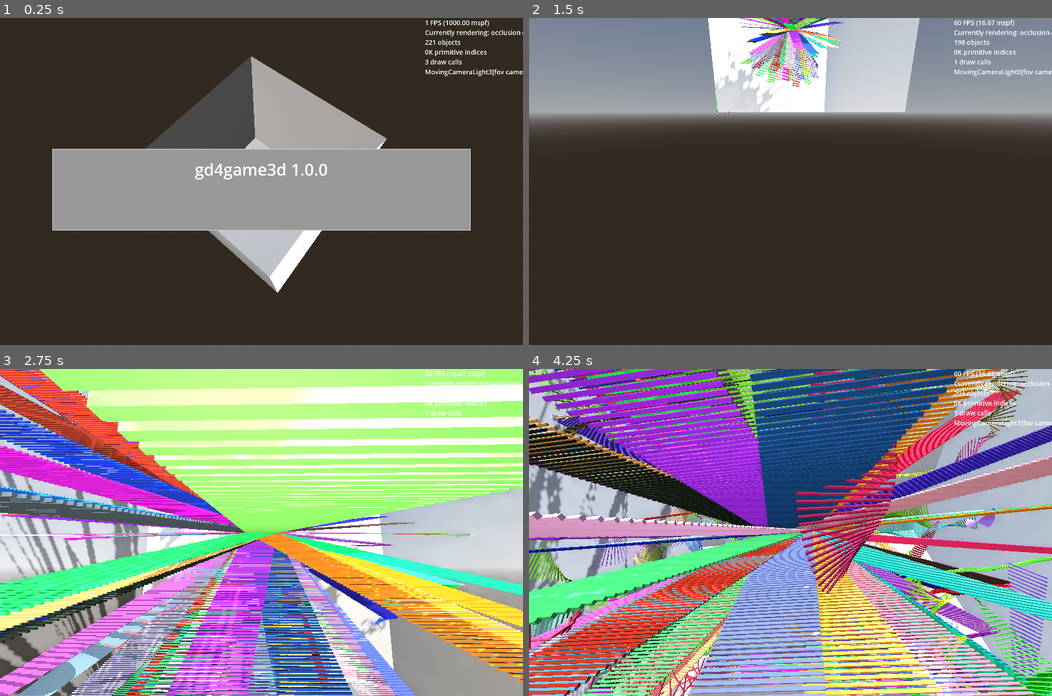
Above: before the commit, frames 1-4 (two rows, left to right).
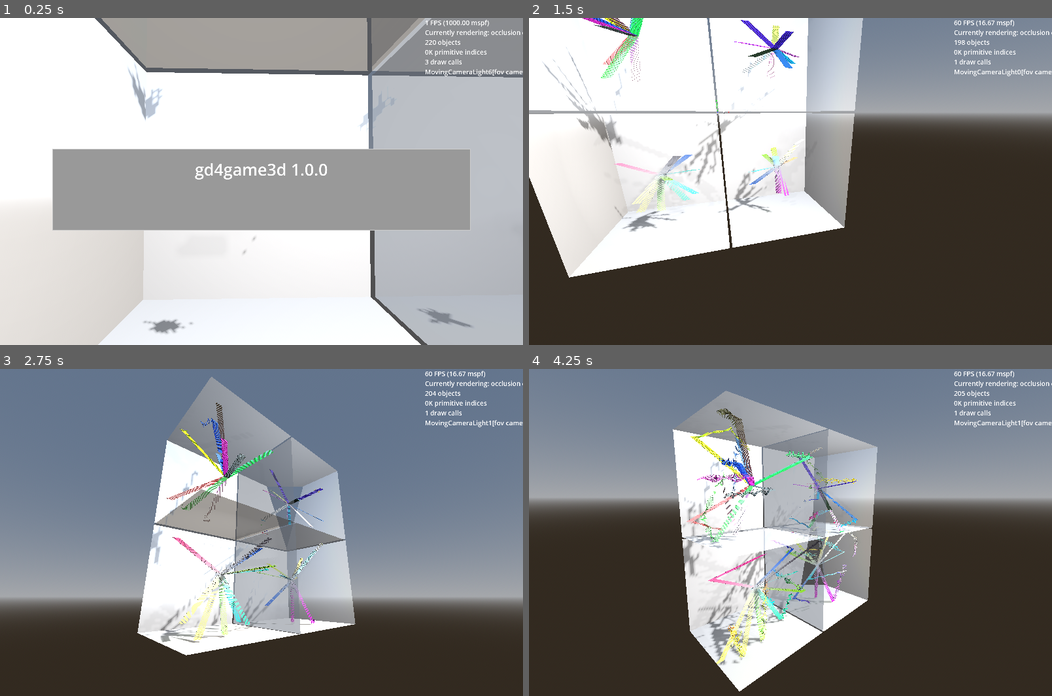
Above: after the commit, the same moments.

Repository: kasworld/gd4game3d
Game: Godot game, scene res://main.tscn
Same seed, same stepped clock (60 frames per second), same inputs: the game is played once before the commit and once after it.
Inputs (mouse positions are in pixels of both pictures, inside the frame that each line leads up to):
- Up to frame 1 (0.25 s): no input
- Up to frame 2 (1.5 s): tap Enter at 0.5 s; move the mouse to (905, 165) at 0.52 s; hold Right 0.53-1.28 s; tap Q at 0.6 s; click (905, 165) at 0.67 s; move the mouse to (685, 197) at 1.27 s; hold Down from 1.28 s (still down); tap E at 1.35 s
- Up to frame 3 (2.75 s): move the mouse to (313, 460) at 2.02 s; release Down at 2.03 s; hold Right from 2.03 s (still down); tap Enter at 2.1 s
- Up to frame 4 (4.25 s): move the mouse to (764, 597) at 2.77 s; release Right at 2.78 s; hold Up 2.78-3.53 s; tap Q at 2.85 s; click (764, 597) at 2.92 s; move the mouse to (947, 581) at 3.52 s; hold Left from 3.53 s (still down); tap E at 3.6 s

The runs differ from the first frame. In frame 1, 79% of the frame differs, in the area x 0-100%, y 0-100%; in frame 2, 42%; in frame 3, 97%; in frame 4, 98%.

Commit message:
multi MeshTrailBox

Diff:
--- a/main.gd
+++ b/main.gd
@@ -50,18 +50,43 @@
 	ui_panel_init()
 	timed_message_init()
 
+	var center := Vector3.ZERO
 	$OmniLight3D.position = Vector3(0,0,WorldSize.length())
 	$OmniLight3D.omni_range = WorldSize.length()*2
 	$FixedCameraLight.set_center_pos_far(Vector3.ZERO, Vector3(0, 0, WorldSize.z*2), WorldSize.length()*2)
+	$MovingCameraLightHober.set_center_pos_far( center, center + Vector3(0, 0, WorldSize.z), WorldSize.length()*2)
+	$MovingCameraLightAround.set_center_pos_far( center, center + Vector3(0, 0, WorldSize.z), WorldSize.length()*2)
 	$AxisArrow3D.set_size(10)
 
 	var mtb :MeshTrailBox = preload("res://mesh_trail_box.tscn").instantiate()
 	add_child(mtb)
-	mtb.position = WorldSize /2
+	mtb.position = Vector3(WorldSize.x, WorldSize.y,0) /2 + Vector3(1,1,0)
 	mtb.init(WorldSize,0)
+
+	mtb = preload("res://mesh_trail_box.tscn").instantiate()
+	add_child(mtb)
+	mtb.position = Vector3(-WorldSize.x, WorldSize.y,0)/2 + Vector3(-1,1,0)
+	mtb.init(WorldSize,1)
+
+	mtb = preload("res://mesh_trail_box.tscn").instantiate()
+	add_child(mtb)
+	mtb.position = Vector3(WorldSize.x, -WorldSize.y,0)/2 + Vector3(1,-1,0)
+	mtb.init(WorldSize,2)
+
+	mtb = preload("res://mesh_trail_box.tscn").instantiate()
+	add_child(mtb)
+	mtb.position = Vector3(-WorldSize.x, -WorldSize.y,0)/2 + Vector3(-1,-1,0)
+	mtb.init(WorldSize,3)
 
 func _process(_delta: float) -> void:
 	label_demo()
+	var center := Vector3.ZERO
+	var now := Time.get_unix_time_from_system()
+	var t := now /2.3
+	if $MovingCameraLightHober.is_current_camera():
+		$MovingCameraLightHober.move_hober_around_z(t, center, WorldSize.length(), WorldSize.length() )
+	elif $MovingCameraLightAround.is_current_camera():
+		$MovingCameraLightAround.move_wave_around_y(t, center, WorldSize.length(), WorldSize.length() )
 
 func _on_카메라변경_pressed() -> void:
 	MovingCameraLight.NextCamera()
--- a/main.tscn
+++ b/main.tscn
@@ -69,3 +69,7 @@
 
 [node name="WorldEnvironment" type="WorldEnvironment" parent="."]
 environment = SubResource("Environment_7mycd")
+
+[node name="MovingCameraLightHober" parent="." instance=ExtResource("3_1bvp3")]
+
+[node name="MovingCameraLightAround" parent="." instance=ExtResource("3_1bvp3")]
--- a/mesh_trail_box.gd
+++ b/mesh_trail_box.gd
@@ -8,15 +8,13 @@
 
 	var center := bound_aabb.get_center()
 	$BounceCameraLight.set_center_pos_far(center, center + Vector3(0, 0, box_size.z*2), box_size.length()*2)
-	$MovingCameraLightHober.set_center_pos_far( center, center + Vector3(0, 0, box_size.z), box_size.length()*2)
-	$MovingCameraLightAround.set_center_pos_far( center, center + Vector3(0, 0, box_size.z), box_size.length()*2)
 	$WallBox.mesh.size = box_size
 	velocity = Vector3( (randf()-0.5)*box_size.length()/3,(randf()-0.5)*box_size.length()/3,(randf()-0.5)*box_size.length()/3)
 
 	var mesh := BoxMesh.new()
 	mesh.size = Vector3(mesh_radius*4, mesh_radius/10, mesh_radius/10)
 	var inst_count := 1000
-	for i in 100:
+	for i in 10:
 		var mt :MeshTrail = meshtrail_scene.instantiate(
 			).init_with_alpha(mesh, inst_count,  1.0 , bound_aabb.get_center(),
 			).set_speed(20,40)
@@ -57,13 +55,6 @@
 	for mt in $MeshTrailContainer.get_children():
 		mt.move_trail(delta, bounce, mesh_radius, 4*PI,)
 
-	var now := Time.get_unix_time_from_system()
-	var t := now /2.3
-
 	var center := position + bound_aabb.get_center()
 	if $BounceCameraLight.is_current_camera():
 		velocity = $BounceCameraLight.bounce_within_aabb(delta, bound_aabb, velocity, center, mesh_radius )
-	elif $MovingCameraLightHober.is_current_camera():
-		$MovingCameraLightHober.move_hober_around_z(t, center, bound_aabb.size.length()/2, bound_aabb.size.length()*0.6 )
-	elif $MovingCameraLightAround.is_current_camera():
-		$MovingCameraLightAround.move_wave_around_y(t, center, bound_aabb.size.length()/2, bound_aabb.size.length()*0.6 )
--- a/mesh_trail_box.tscn
+++ b/mesh_trail_box.tscn
@@ -20,7 +20,3 @@
 [node name="MeshTrailContainer" type="Node3D" parent="."]
 
 [node name="BounceCameraLight" parent="." instance=ExtResource("2_lc0n3")]
-
-[node name="MovingCameraLightHober" parent="." instance=ExtResource("2_lc0n3")]
-
-[node name="MovingCameraLightAround" parent="." instance=ExtResource("2_lc0n3")]
